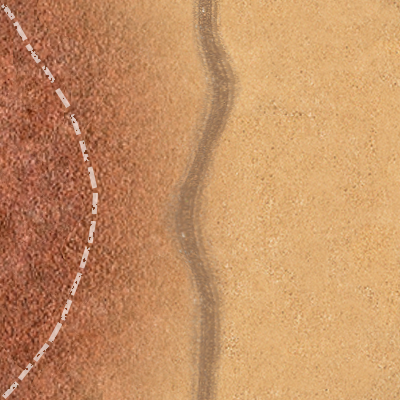
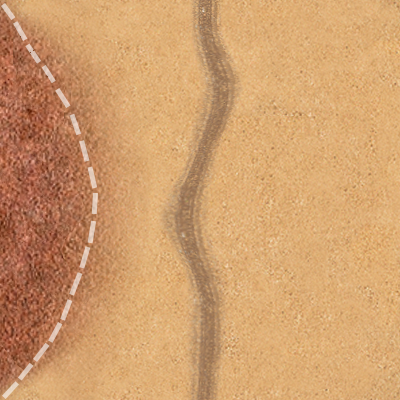
Revision of a layered 400×400 image; what changed, layer by layer:
renamed "Слой 2" to "Слой 4", painted on it over [0, 0, 242, 400]
